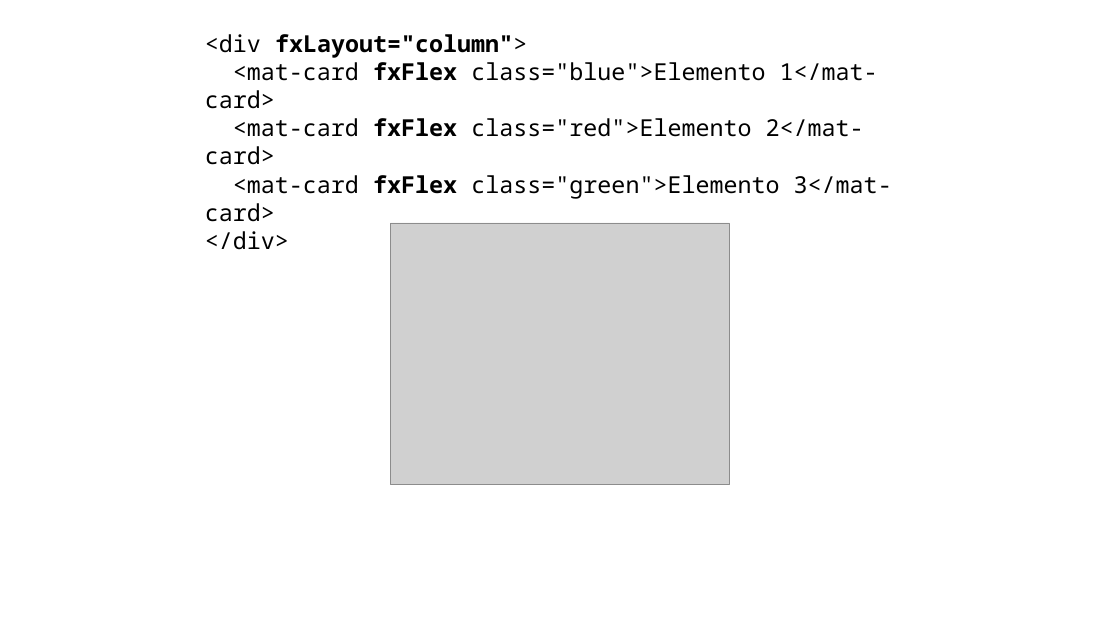
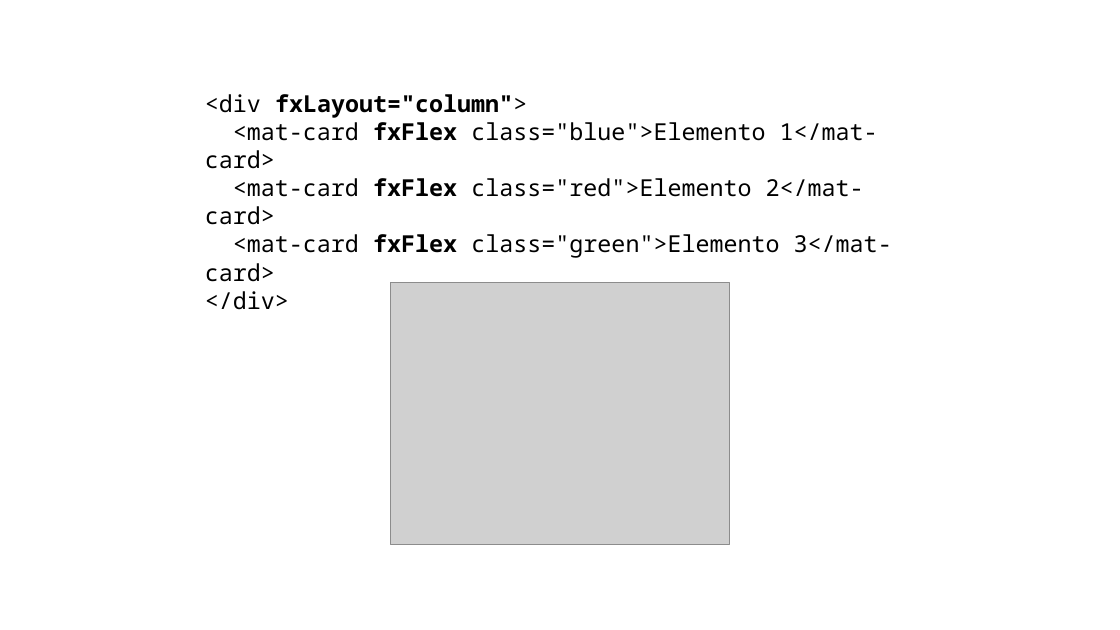
Before and after one commit to eduardoflorence/angular-flex-layout, a slide deck: slide 11 of eduardo-florence-meetup-angular-rio-flex-layout.pptx (slide 10 before the commit). Drawn at 1120x630 pixels with LibreOffice and Linux fonts; fonts in the diff are those of the drawing; grey boxes stand for pictures. Boxes give left, top, right and bottom in pixels: in the first picture for what was removed or moved away, otherwise in the second. Text is boxed around its words. In the diff, an @@ line names an element or a change of style, - is before the commit and + after.

```diff
--- a/eduardo-florence-meetup-angular-rio-flex-layout.pptx
+++ b/eduardo-florence-meetup-angular-rio-flex-layout.pptx
@@ text "<div fxLayout="column">": place and size @@
-text "<div fxLayout="column">" at <box>205,34,892,250</box>
+text "<div fxLayout="column">" at <box>205,94,892,310</box>
@@ picture: place and size @@
-picture at <box>391,223,729,484</box>
+picture at <box>391,283,729,544</box>
```
Also in this commit, not shown: 12 other slides changed, 12 slides added, 2 slides removed, 2 other files.
